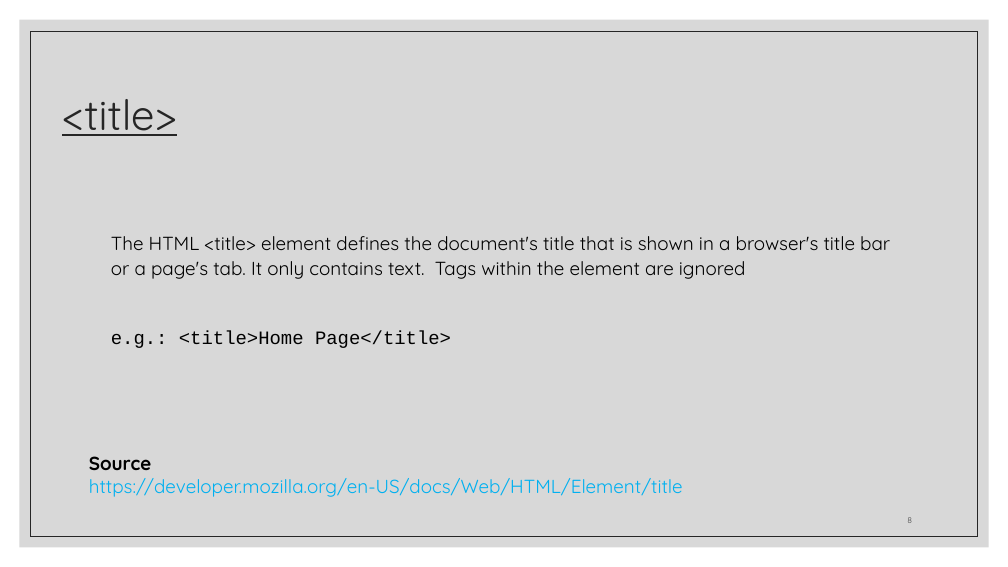
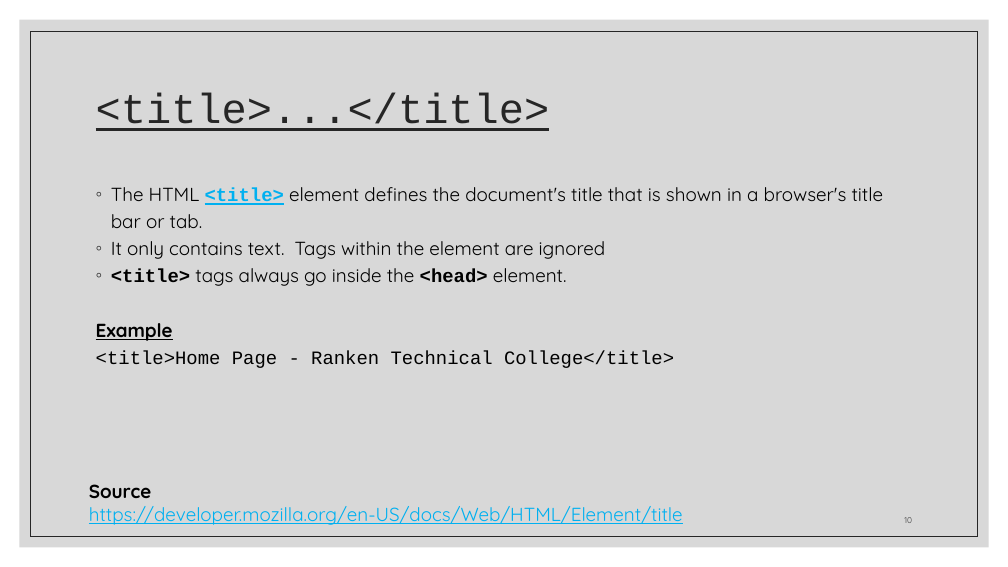
Before and after one commit to zackstotts/base-node-curriculum, a slide deck: slide 10 of unit_00/html_review/Review I - HTML.pptx (slide 8 before the commit). Drawn at 1008x567 pixels with LibreOffice and Linux fonts; fonts in the diff are those of the drawing. Boxes give left, top, right and bottom in pixels: in the first picture for what was removed or moved away, otherwise in the second. Text is boxed around its words. In the diff, an @@ line names an element or a change of style, - is before the commit and + after.

Commit message:
Updating HTML review.

```diff
--- a/unit_00/html_review/Review I - HTML.pptx
+++ b/unit_00/html_review/Review I - HTML.pptx
@@ title at (96, 92, 550, 131): text changed; font Quicksand to Courier New @@
-<title>
+<title>...</title>
@@ text at (96, 187, 884, 368): text changed @@
-The HTML <title> element defines the document's title that is shown in a browser's title bar or a page's tab. It only contains text. Tags within the element are ignored
-e.g.: <title>Home Page</title>
+◦ The HTML <title> element defines the document's title that is shown in a browser's title bar or tab.
+◦ It only contains text. Tags within the element are ignored
+◦ <title> tags always go inside the <head> element.
+Example
+<title>Home Page - Ranken Technical College</title>
@@ text "Source": place and size @@
-text "Source" at (89, 456, 683, 497)
+text "Source" at (89, 484, 683, 525)
@@ text at (89, 506, 683, 525): underline on @@
@@ page number at (904, 517, 912, 523): text changed @@
-8
+10
```
Also in this commit, not shown: 19 other slides changed, 7 slides added, 3 slides removed.
